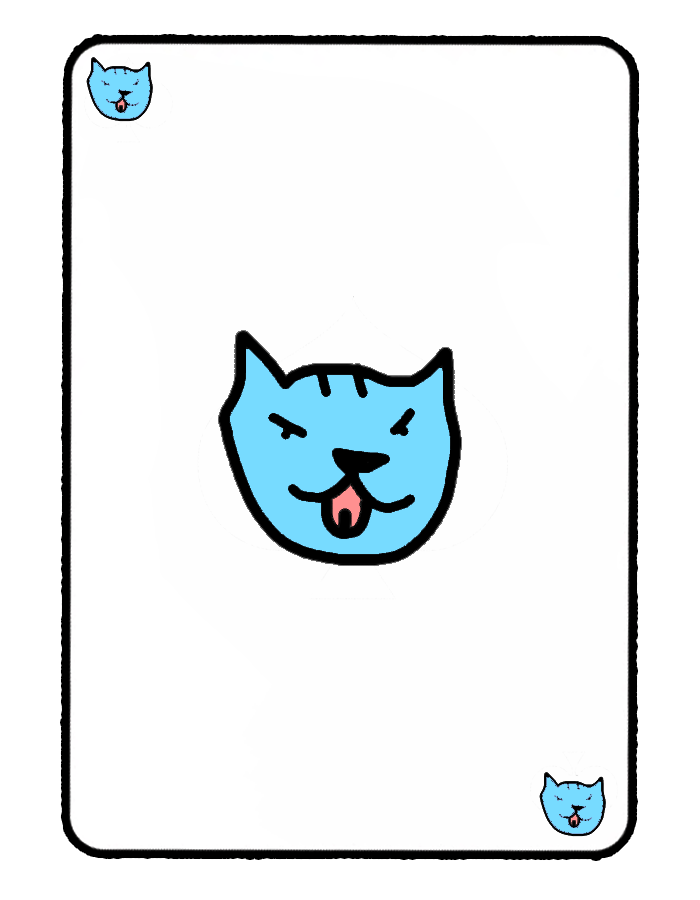
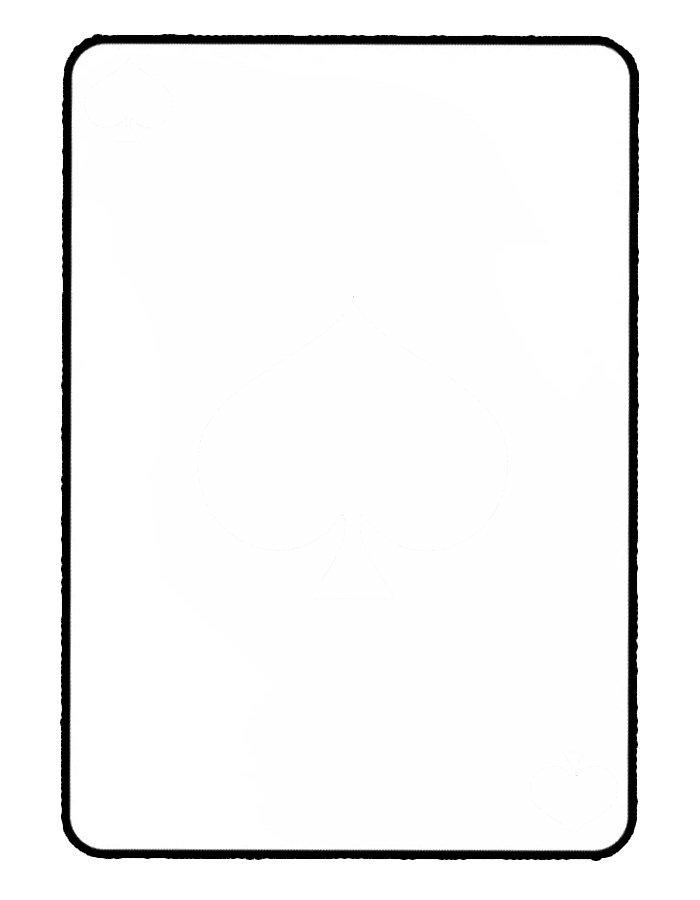
Comparing the layer stacks of the two 700 x 900 images. Changes:
hid group "dog" (1st of 2) (4 layers) over box(87, 57, 606, 836)
